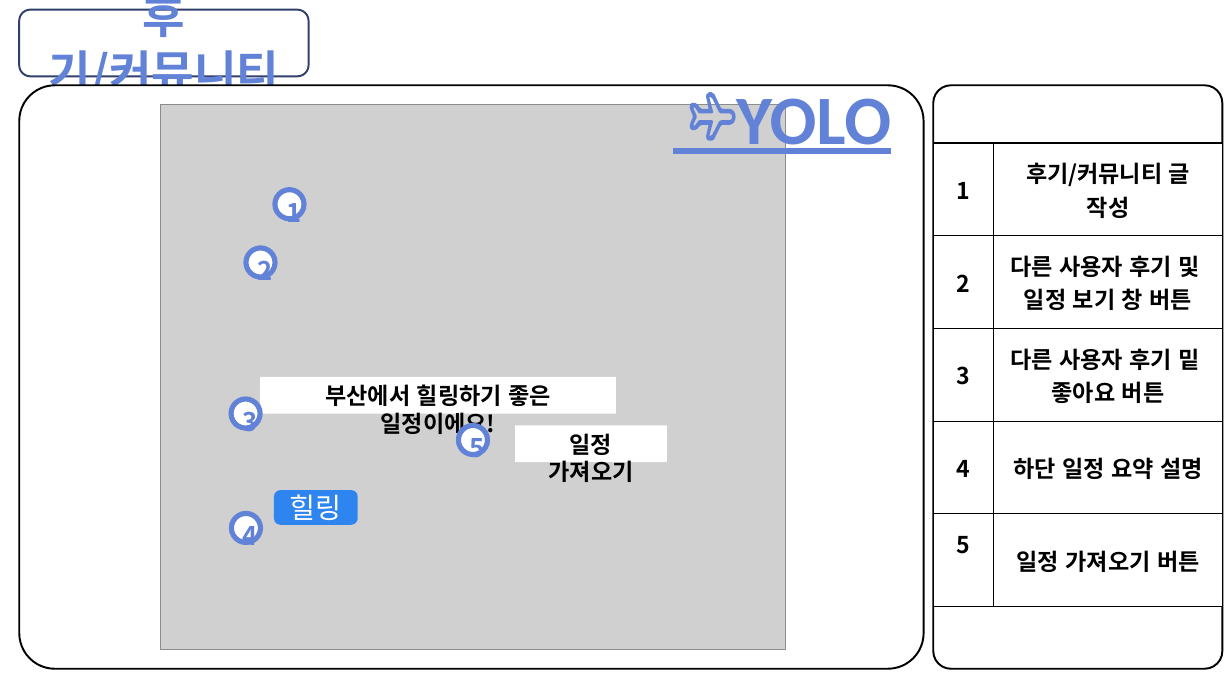
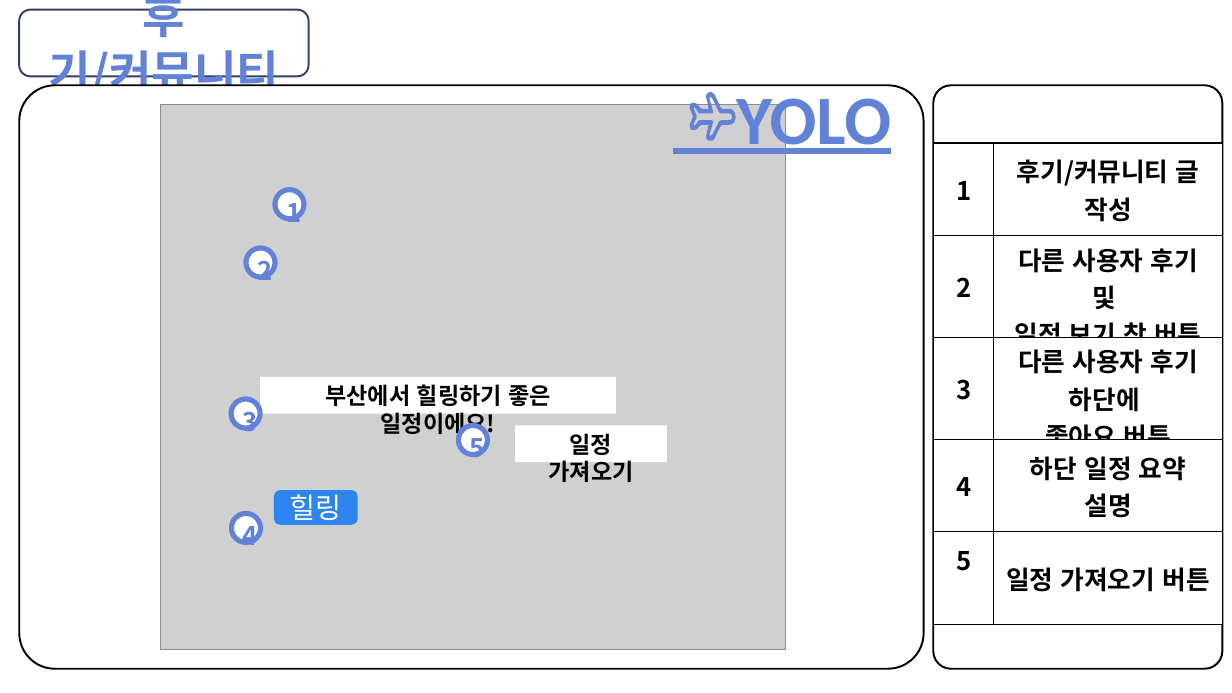
Before and after one commit to Ria007622/webtest, a slide deck: slide 14 of 2502110930 LMG.pptx (slide 12 before the commit). Drawn at 1232x693 pixels with LibreOffice and Linux fonts; fonts in the diff are those of the drawing; grey boxes stand for pictures. Boxes give left, top, right and bottom in pixels: in the first picture for what was removed or moved away, otherwise in the second. Text is boxed around its words. In the diff, an @@ line names an element or a change of style, - is before the commit and + after.

```diff
--- a/2502110930 LMG.pptx
+++ b/2502110930 LMG.pptx
@@ table at [933,143,1223,625] @@
-row 3, column 2: 다른 사용자 후기 밑 / 좋아요 버튼
+row 3, column 2: 다른 사용자 후기 하단에 / 좋아요 버튼
@@ size 18 to 20 pt in "1", "후기/커뮤니티 글 작성", "2", "다른 사용자 후기 및" and 6 more places @@
@@ bold on in "1", "후기/커뮤니티 글 작성" @@
```
Also in this commit, not shown: 8 other slides changed, 2 slides added.
